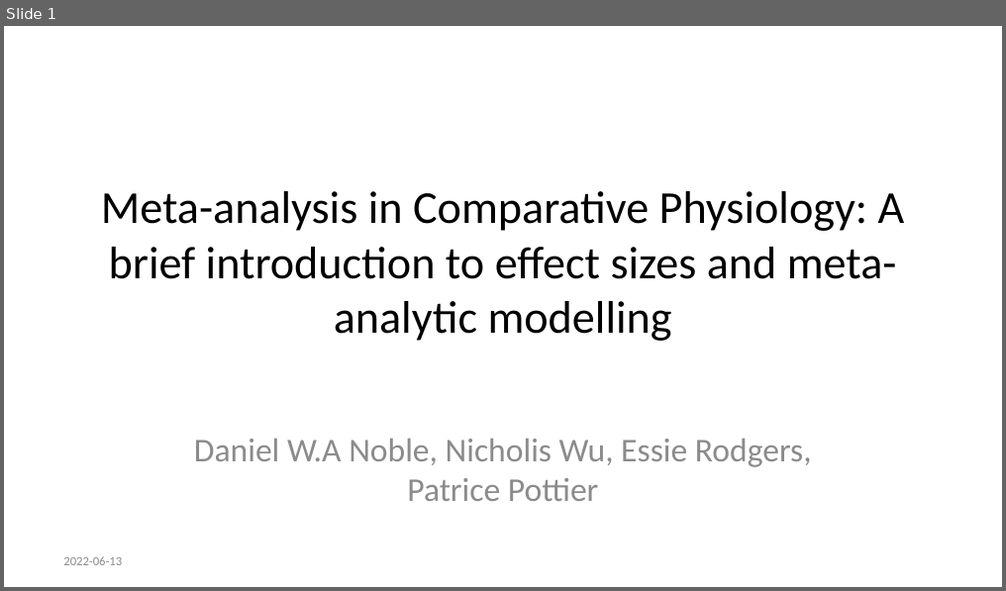
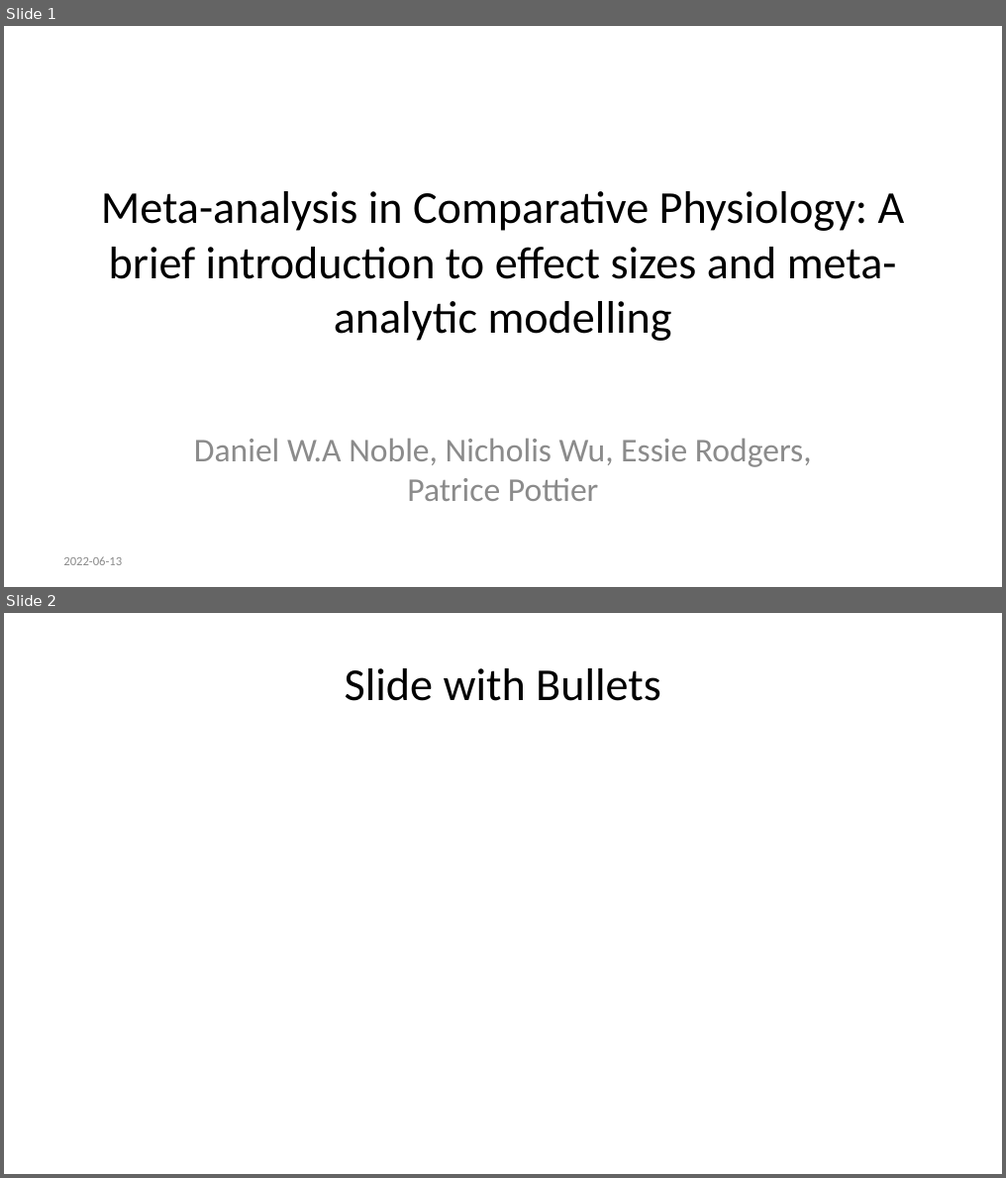
Before and after one commit to daniel1noble/meta-workshop, a slide deck: slides/code_slides.pptx. Shown one above the other, each under a label of ours: slide 1 before the commit, slides 1 and 2 after it. The pictures are 1006x591 and 1006x1178 pixels, drawn with LibreOffice and Linux fonts; fonts in the diff are those of the drawing. Boxes give left, top, right and bottom in pixels: in the first picture for what was removed or moved away, otherwise in the second. Text is boxed around its words. In the diff, an @@ line names an element or a change of style, - is before the commit and + after.

```diff
--- a/slides/code_slides.pptx
+++ b/slides/code_slides.pptx
@@ slide 2 added at box(4, 613, 1002, 1174), background #FFFFFF @@
@@ title added at box(345, 668, 661, 701), 33 pt, text #000000 @@
+Slide with Bullets
```
Also in this commit, not shown: 15 other slides added, 3 slides removed, 1 other file.
